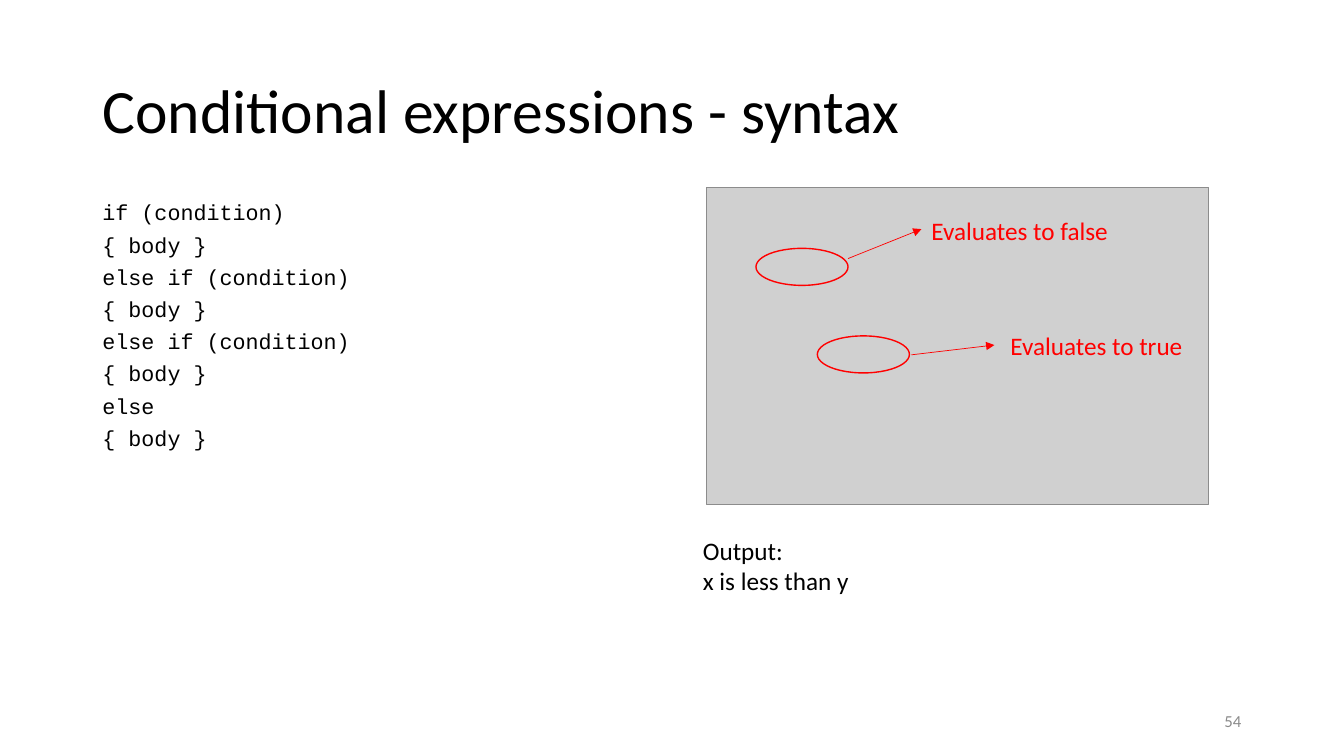
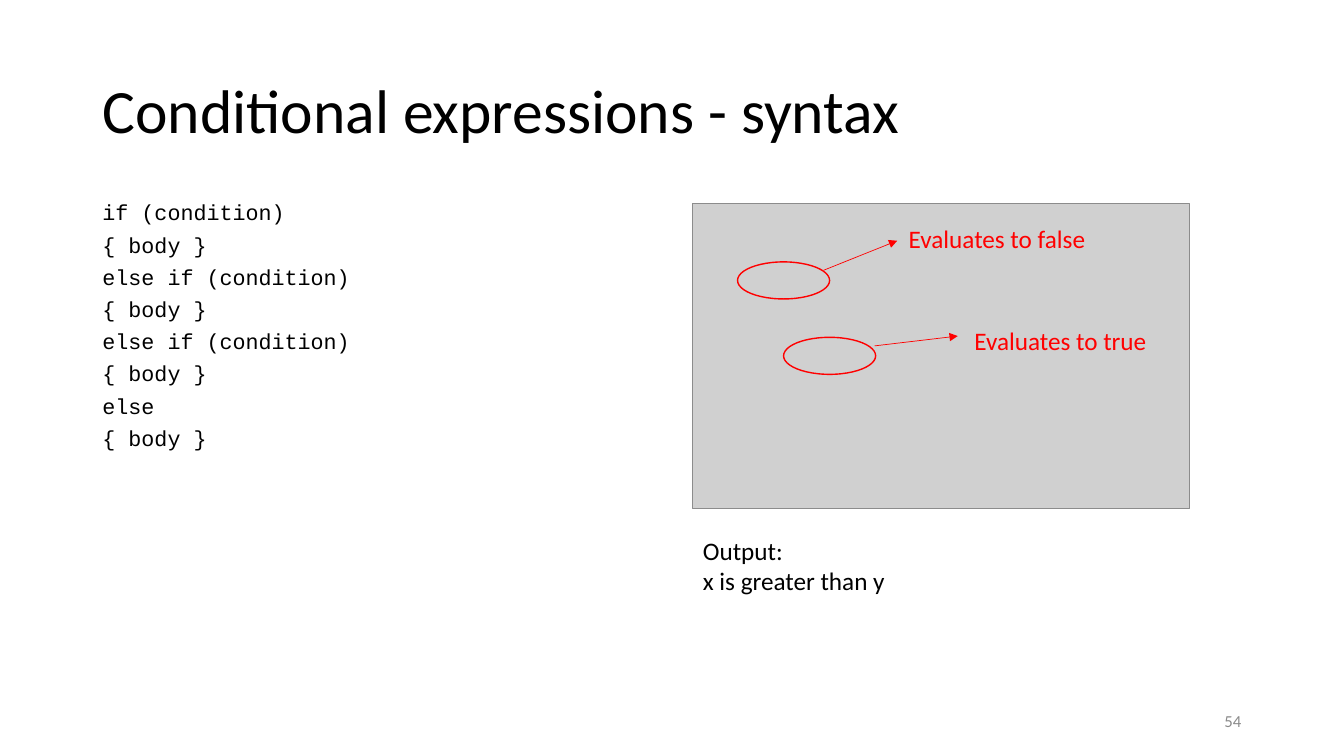
Before and after one commit to CodeIt-SADEAF/handout, a slide deck: slide 54 of Lesson1/L1_slides/L1_slides.pptx. Drawn at 1344x756 pixels with LibreOffice and Linux fonts; fonts in the diff are those of the drawing; grey boxes stand for pictures. Boxes give left, top, right and bottom in pixels: in the first picture for what was removed or moved away, otherwise in the second. Text is boxed around its words. In the diff, an @@ line names an element or a change of style, - is before the commit and + after.

```diff
--- a/Lesson1/L1_slides/L1_slides.pptx
+++ b/Lesson1/L1_slides/L1_slides.pptx
@@ picture: place and size @@
-picture at [707,188,1209,505]
+picture at [694,204,1191,509]
@@ text "Evaluates to false": place and size @@
-text "Evaluates to false" at [931,222,1107,240]
+text "Evaluates to false" at [909,230,1085,248]
@@ ellipse: place and size @@
-ellipse at [756,248,848,285]
+ellipse at [738,262,830,299]
@@ arrow moved from (848, 259) - (922, 229) to (824, 270) - (897, 241) @@
@@ text "Evaluates to true": place and size @@
-text "Evaluates to true" at [1010,337,1182,355]
+text "Evaluates to true" at [974,332,1146,350]
@@ ellipse: place and size @@
-ellipse at [818,336,909,373]
+ellipse at [783,338,875,375]
@@ arrow moved from (911, 355) - (995, 345) to (875, 346) - (958, 336) @@
@@ text at [703,572,884,595]: text changed @@
-x is less than y
+x is greater than y
```
Also in this commit, not shown: 8 other slides changed, 1 other file.
